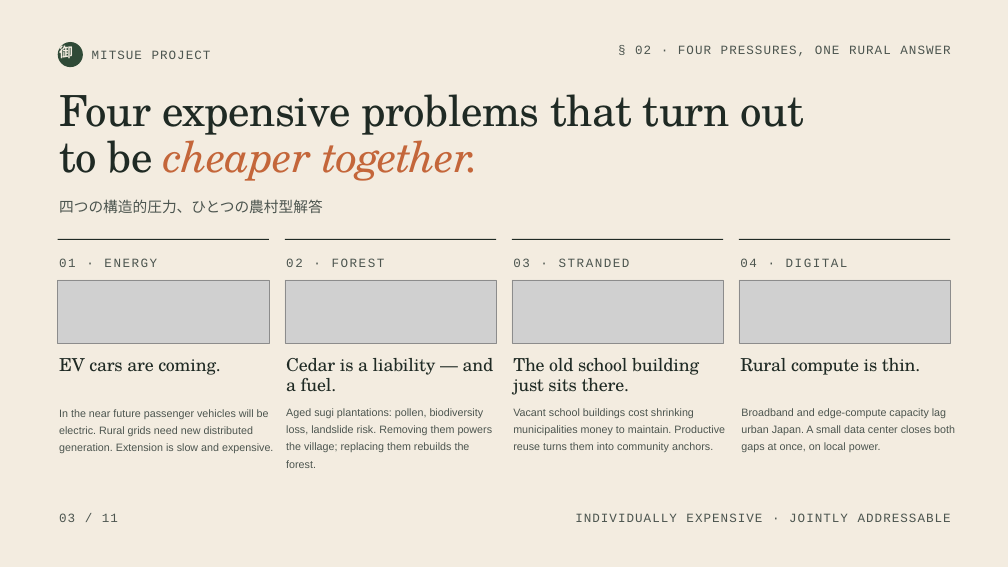
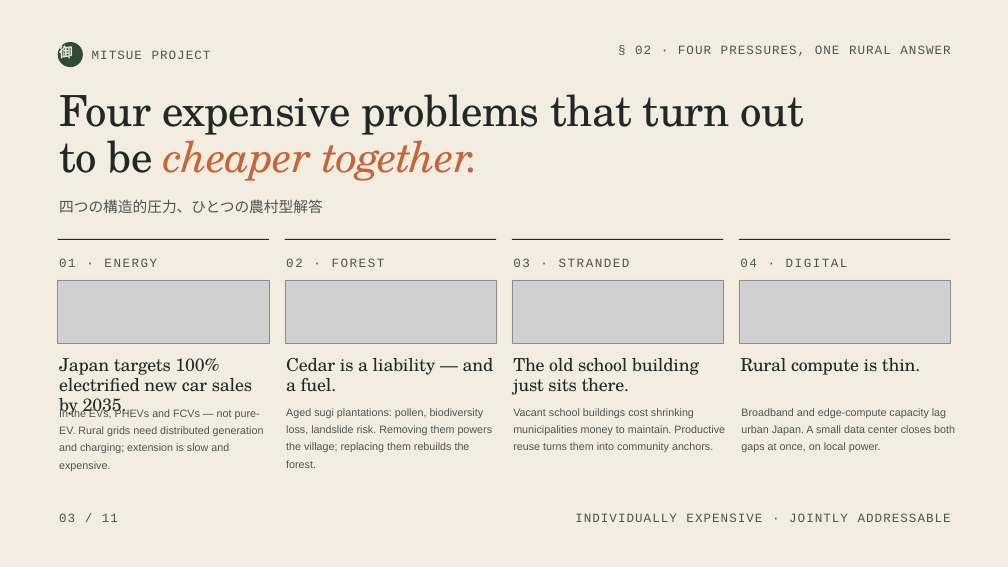
Before and after one commit to robouden/mitsue-ai-data-center, a slide deck: slide 3 of Mitsue Project Presentation.pptx. Drawn at 1008x567 pixels with LibreOffice and Linux fonts; fonts in the diff are those of the drawing; grey boxes stand for pictures. Boxes give left, top, right and bottom in pixels: in the first picture for what was removed or moved away, otherwise in the second. Text is boxed around its words. In the diff, an @@ line names an element or a change of style, - is before the commit and + after.

```diff
--- a/Mitsue Project Presentation.pptx
+++ b/Mitsue Project Presentation.pptx
@@ text at [59, 358, 252, 418]: text changed @@
-EV cars are coming.
+Japan targets 100% electrified new car sales by 2035.
@@ text at [59, 409, 264, 453]: text changed @@
-In the near future passenger vehicles will be electric. Rural grids need new distributed generation. Extension is slow and expensive.
+In the EVs, PHEVs and FCVs — not pure-EV. Rural grids need distributed generation and charging; extension is slow and expensive.
```
Also in this commit, not shown: 1 other file.
